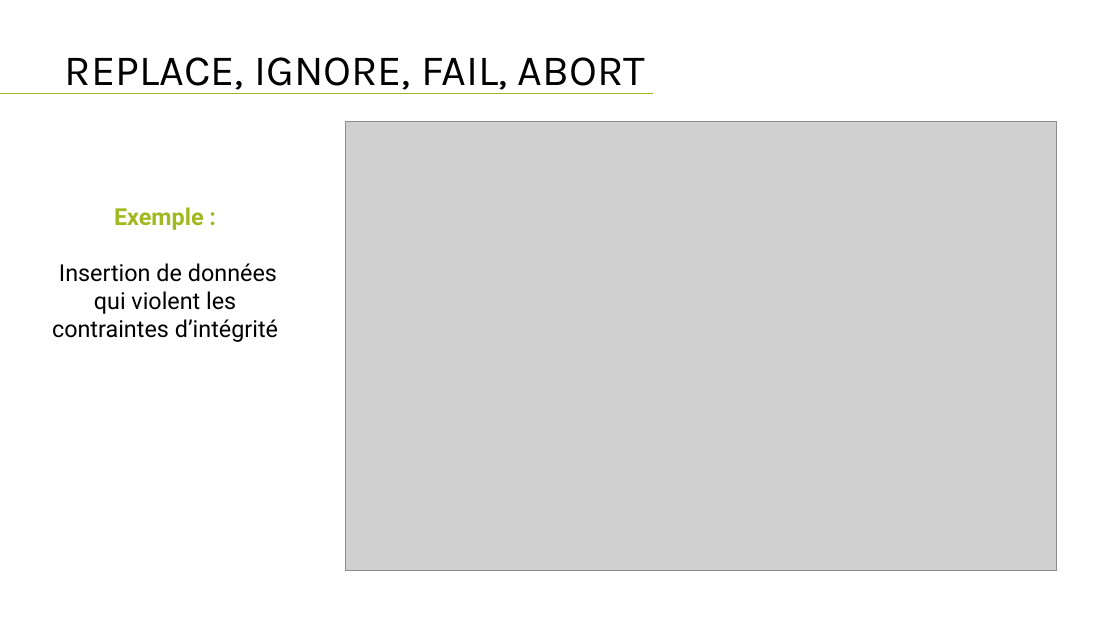
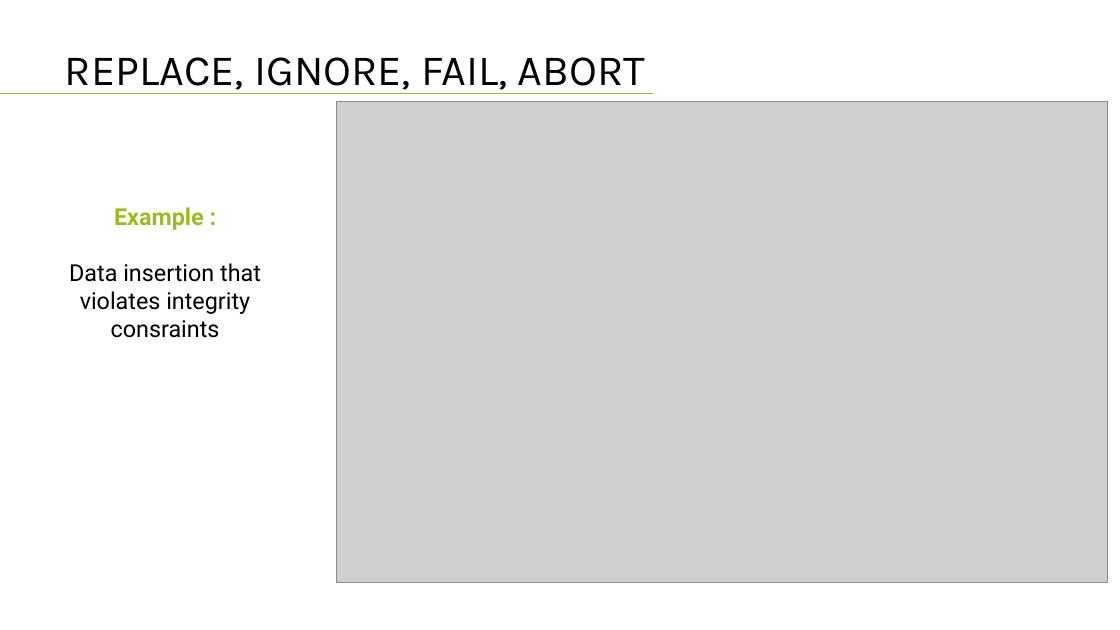
Before and after one commit to lahcenrahlaoui/Wingardium_Leviosaaaa, a slide deck: slide 65 of Presentation-projet-SQLite (1) - Copy.pptx (slide 64 before the commit). Drawn at 1120x630 pixels with LibreOffice and Linux fonts; fonts in the diff are those of the drawing; grey boxes stand for pictures. Boxes give left, top, right and bottom in pixels: in the first picture for what was removed or moved away, otherwise in the second. Text is boxed around its words. In the diff, an @@ line names an element or a change of style, - is before the commit and + after.

```diff
--- a/Presentation-projet-SQLite (1) - Copy.pptx
+++ b/Presentation-projet-SQLite (1) - Copy.pptx
@@ picture: place and size @@
-picture at bbox=[346, 121, 1057, 571]
+picture at bbox=[336, 102, 1107, 583]
@@ text at bbox=[69, 207, 261, 338]: text changed @@
-Exemple :
-Insertion de données qui violent les contraintes d’intégrité
+Example :
+Data insertion that violates integrity consraints
```
Also in this commit, not shown: 6 other slides changed, 6 slides added, 5 slides removed.
